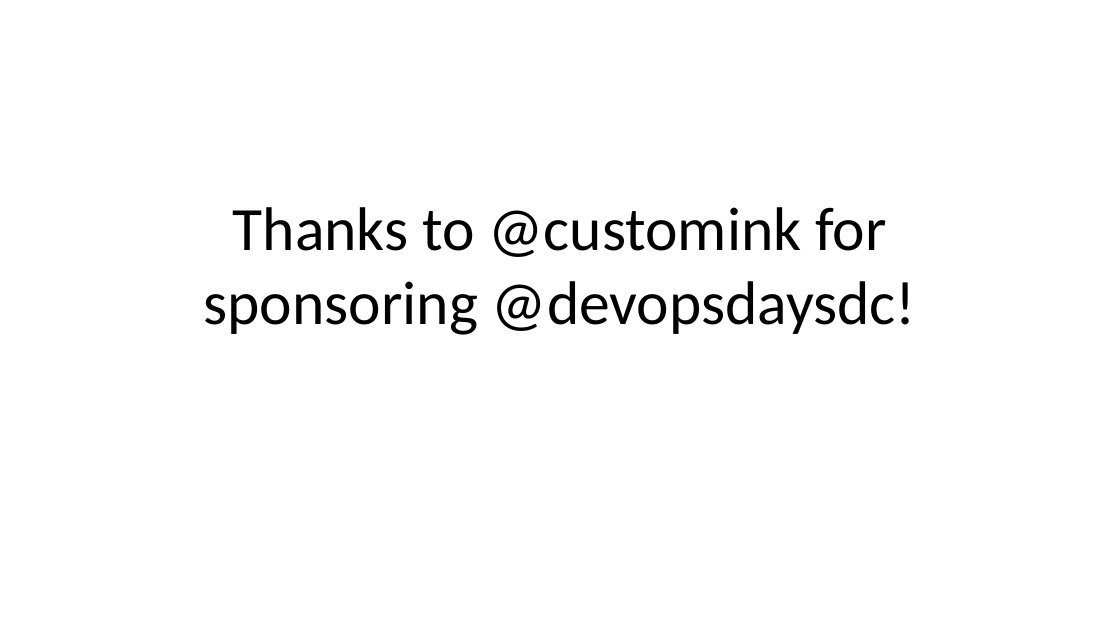
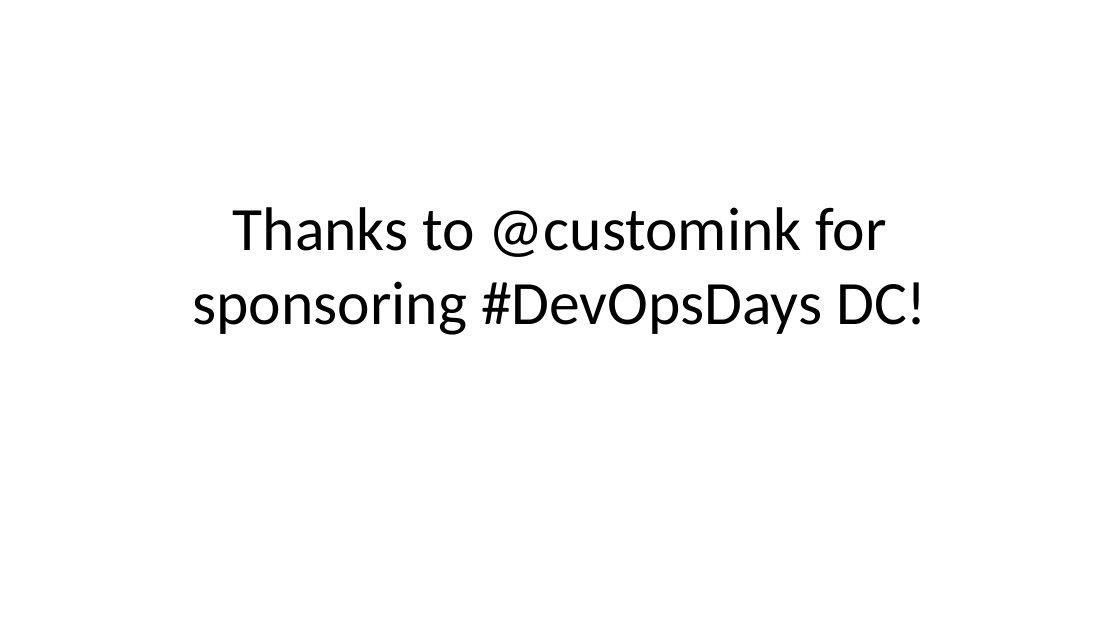
Before and after one commit to DevOpsDaysDC/planning, a slide deck: slide 28 of sponsor_pitches.pptx (slide 24 before the commit). Drawn at 1120x630 pixels with LibreOffice and Linux fonts; fonts in the diff are those of the drawing; background and template pictures are left out. Boxes give left, top, right and bottom in pixels: in the first picture for what was removed or moved away, otherwise in the second. Text is boxed around its words. In the diff, an @@ line names an element or a change of style, - is before the commit and + after.

```diff
--- a/sponsor_pitches.pptx
+++ b/sponsor_pitches.pptx
@@ title at [193, 207, 927, 335]: text changed @@
-Thanks to @customink for sponsoring @devopsdaysdc!
+Thanks to @customink for sponsoring #DevOpsDays DC!
```
Also in this commit, not shown: 14 other slides changed, 5 slides added, 3 other files.
